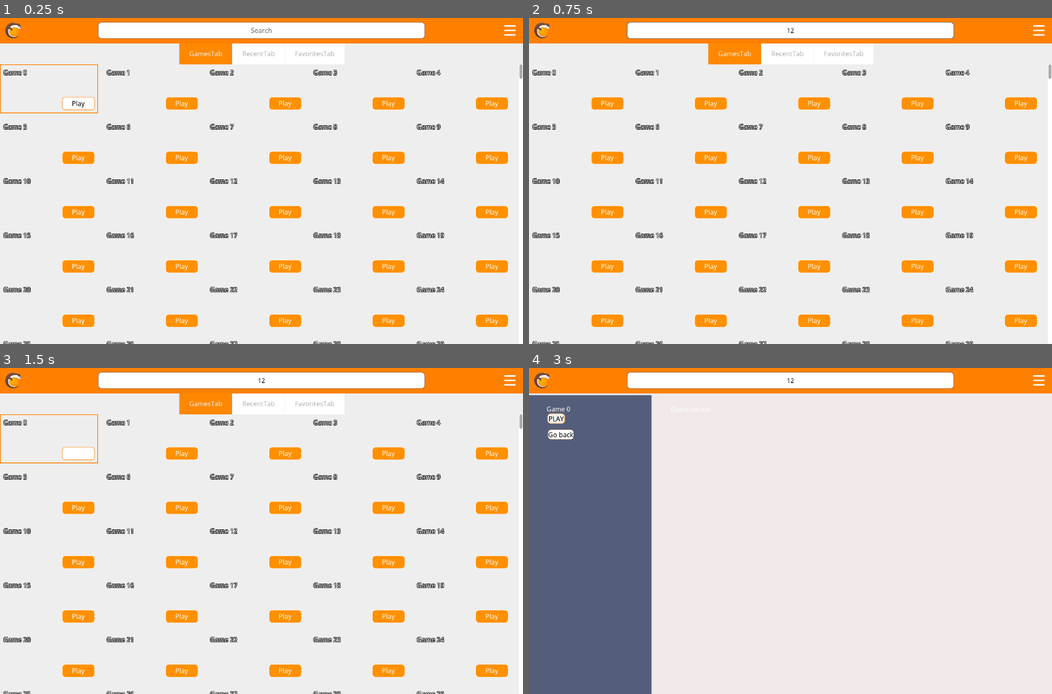
Above: before the commit, frames 1-4 (two rows, left to right).
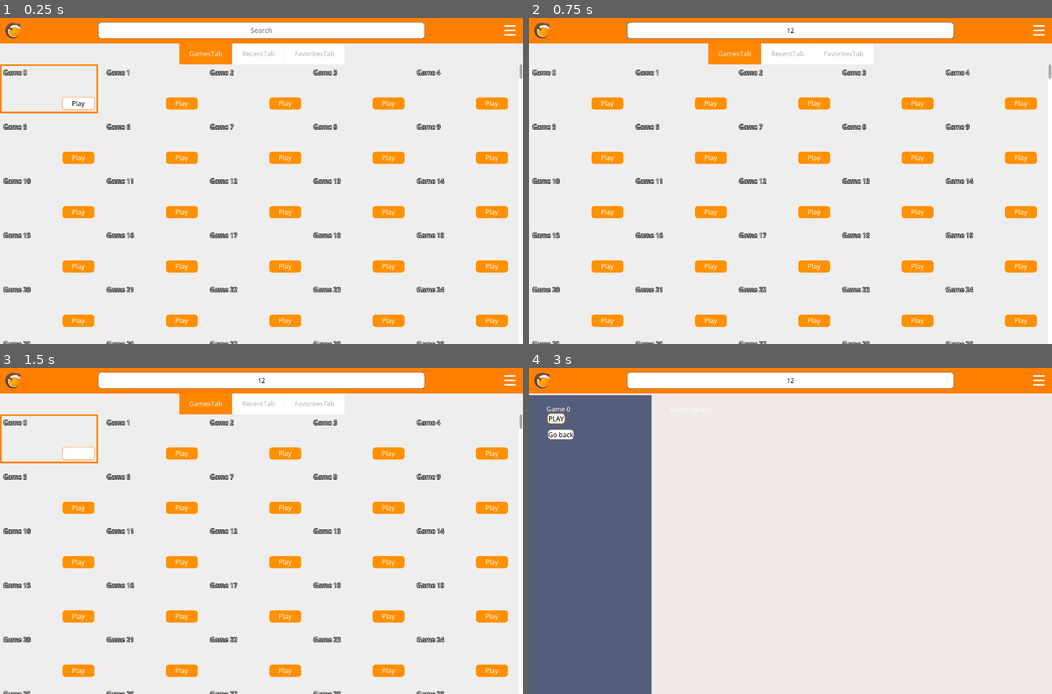
Above: after the commit, the same moments.

Repository: Buri/lutris-gamepad-ui
Game: Godot game, scene res://components/root/root.tscn
The game is run twice, just before and just after one commit, with the same random seed, the same clock (stepped at 60 frames per second) and the same inputs.
Inputs (mouse positions are in pixels of both pictures, inside the frame that each line leads up to):
- Up to frame 1 (0.25 s): no input
- Up to frame 2 (0.75 s): click (790, 31) at 0.52 s; type "12" at 0.6 s
- Up to frame 3 (1.5 s): click "Play" at 1.25 s
- Up to frame 4 (3 s): click "Play" at 2 s; click (576, 439) at 2.77 s

The runs differ from the first frame. In frame 1, 0.2% of the frame differs, in the area x 0-19%, y 14-30%; in frame 2, nothing differs; in frame 3, 0.2%; in frame 4, nothing differs.

Commit message:
GameButton: Change focus border width

Diff:
--- a/components/game_button/game_button.tscn
+++ b/components/game_button/game_button.tscn
@@ -65,9 +65,12 @@
 
 [node name="HighlightLine" type="Line2D" parent="."]
 visible = false
-points = PoolVector2Array( 1, 1, 239, 1, 239, 119, 1, 119, 1, 0 )
-width = 2.0
+points = PoolVector2Array( 2, 2, 238, 2, 238, 118, 2, 118, 2, 2 )
+width = 4.0
 default_color = Color( 1, 0.501961, 0, 1 )
+joint_mode = 2
+begin_cap_mode = 2
+end_cap_mode = 2
 
 [connection signal="pressed" from="ButtonBanner" to="." method="_on_ButtonBanner_pressed"]
 [connection signal="pressed" from="ButtonLauncherIcon" to="." method="_on_ButtonLauncherIcon_pressed"]
